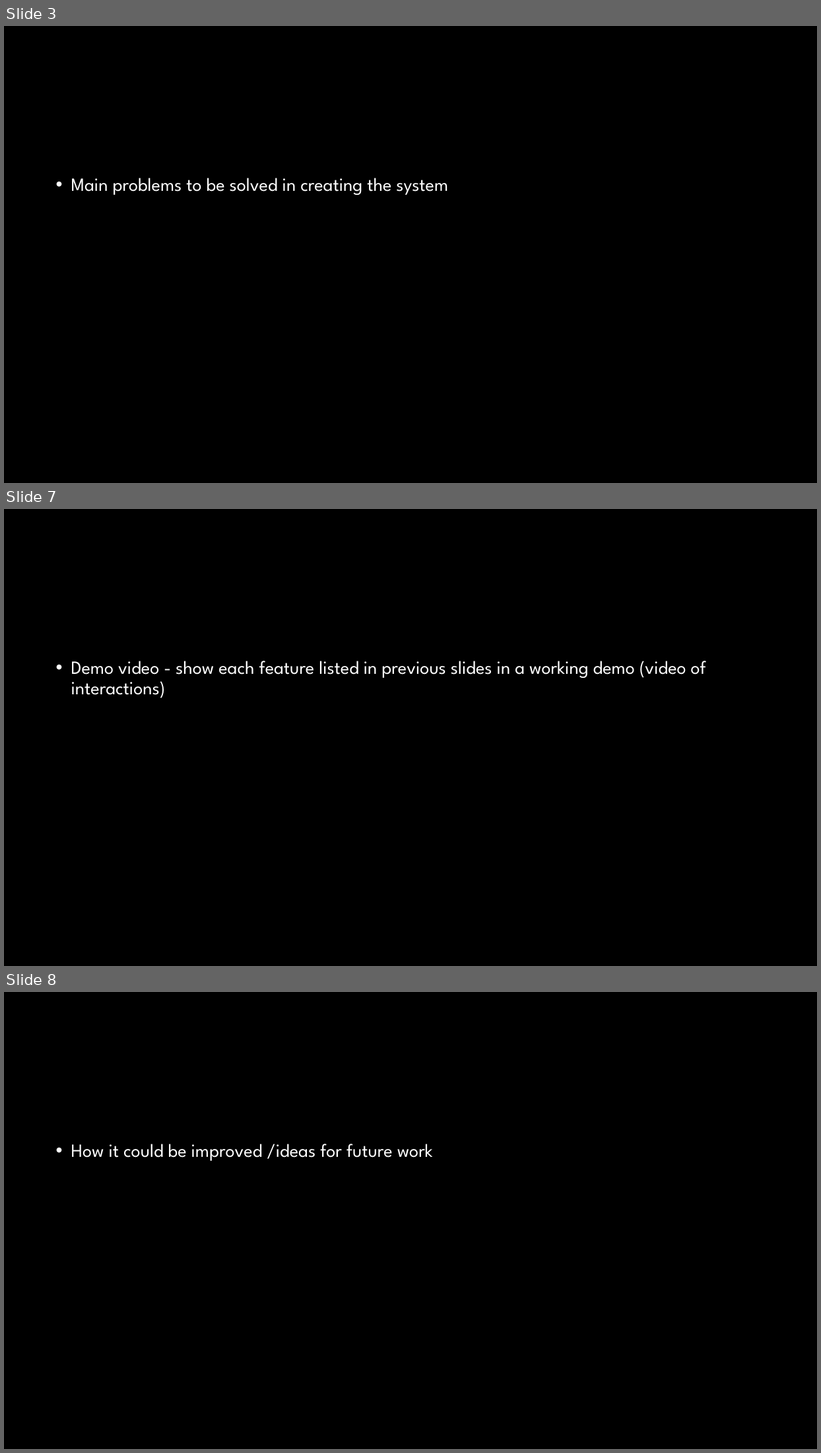
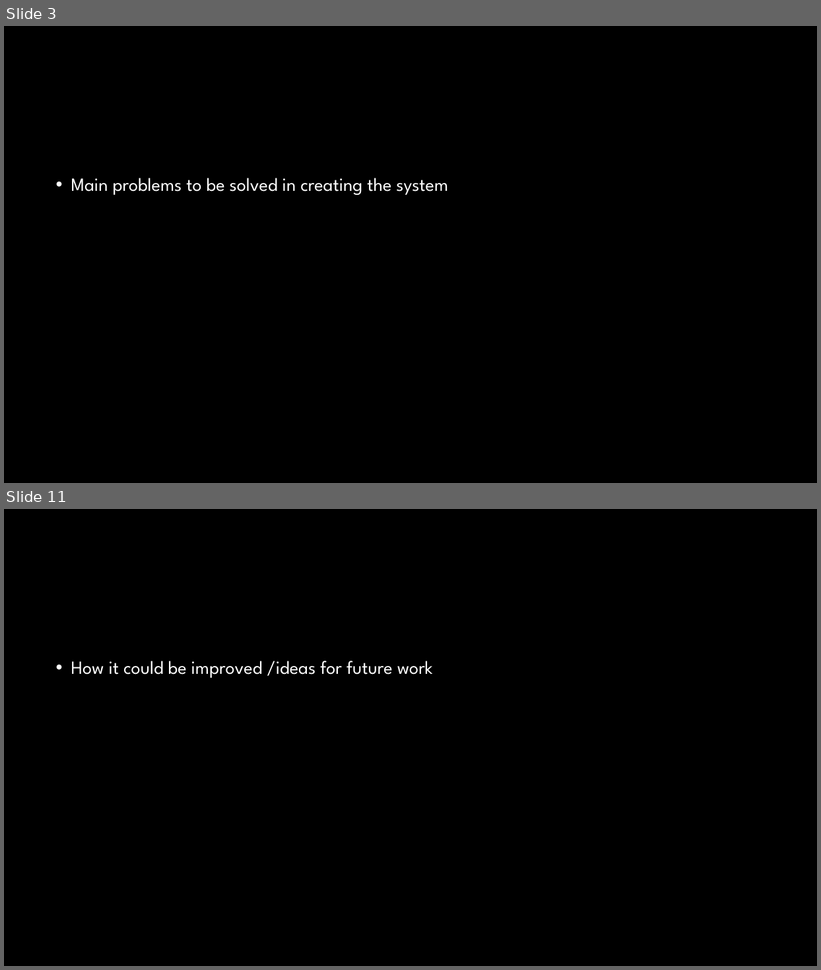
Before and after one commit to Crimson-Scot96/Conversational-AI, a slide deck: set10120_cw2_presentation.pptx. Shown one above the other, each under a label of ours: slides 3, 7 and 8 before the commit, slides 3 and 11 after it; the slides between them are not shown. The pictures are 821x1453 and 821x970 pixels, drawn with LibreOffice and Linux fonts; fonts in the diff are those of the drawing; background and template pictures are left out. Boxes give left, top, right and bottom in pixels: in the first picture for what was removed or moved away, otherwise in the second. Text is boxed around its words. In the diff, an @@ line names an element or a change of style, - is before the commit and + after.

```diff
--- a/set10120_cw2_presentation.pptx
+++ b/set10120_cw2_presentation.pptx
@@ slide 7 removed at (4,509,817,966), background #000000 @@
@@ text removed at (71,661,706,698) @@
-• Demo video - show each feature listed in previous slides in a working demo (video of interactions)
@@ what was slide 8 is now slide 11 @@
```
Also in this commit, not shown: 7 slides added, 3 other slides removed.
